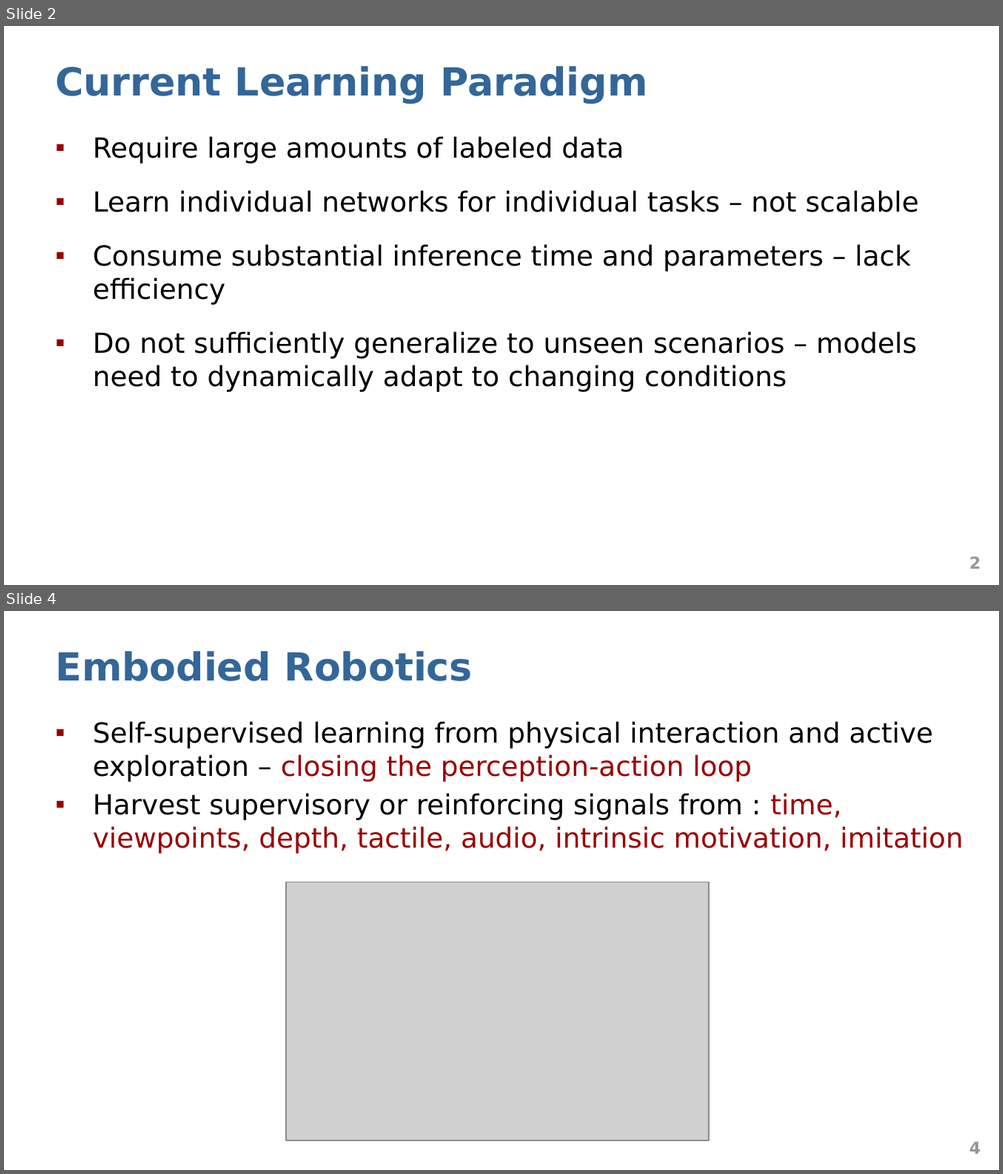
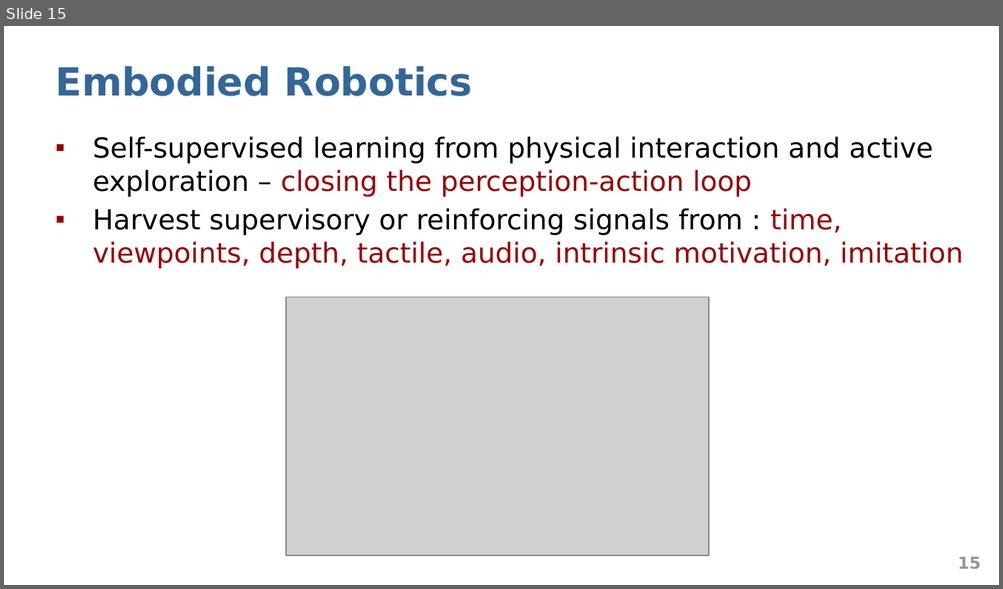
Before and after one commit to abduskhazi/deep-reinforcement-learning-seminar, a slide deck: presentation.pptx. Shown one above the other, each under a label of ours: slides 2 and 4 before the commit, slide 15 after it; the slides between them are not shown. The pictures are 1003x1174 and 1003x589 pixels, drawn with LibreOffice and Linux fonts; fonts in the diff are those of the drawing; grey boxes stand for pictures. Boxes give left, top, right and bottom in pixels: in the first picture for what was removed or moved away, otherwise in the second. Text is boxed around its words. In the diff, an @@ line names an element or a change of style, - is before the commit and + after.

```diff
--- a/presentation.pptx
+++ b/presentation.pptx
@@ slide 2 removed at [4,26,999,585], background #FFFFFF @@
@@ title removed at [55,66,647,104] @@
-Current Learning Paradigm
@@ text removed at [93,136,919,392] @@
-▪ Require large amounts of labeled data
-▪ Learn individual networks for individual tasks – not scalable
-▪ Consume substantial inference time and parameters – lack efficiency
-▪ Do not sufficiently generalize to unseen scenarios – models need to dynamically adapt to changing conditions
@@ page number removed at [969,557,981,569] @@
-2
@@ what was slide 4 is now slide 15 @@
@@ page number at [957,557,980,569]: text changed @@
-4
+15
```
Also in this commit, not shown: 15 slides added, 3 other slides removed.
